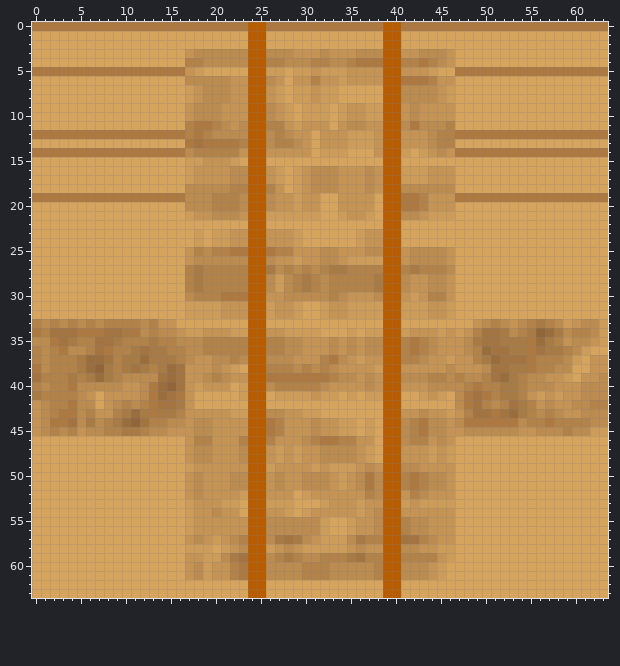
Two versions of one pixel-art sprite, Assets/Daniel World Assets/Hay/Hay.png. That is the earlier state.
The file is 64x64 pixels. Colours within 5 levels of each other are drawn and written as one.
After the commit:
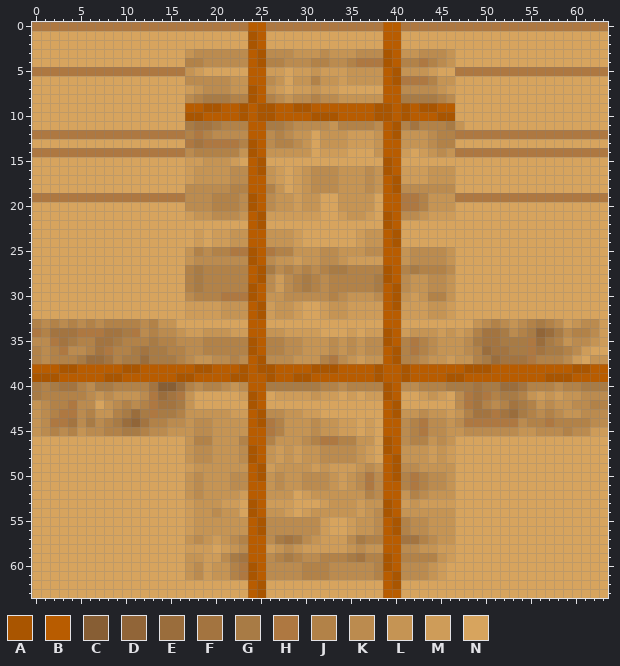
Palette (. is transparent): A #a95500  B #b85c00  C #875e34  D #916538  E #9a6d3c  F #a37440  G #a87b45  H #ae7841  J #b28248  K #bb8b4f  L #c59454  M #ce9c59  N #d7a45e
The edit:
Changed rows in their new state; - is an unchanged pixel.
first column x 0:
 1 ------------------------A---------------------------------------
 2 ------------------------A---------------------------------------
 3 -------------------------A-------------A------------------------
 4 -------------------------A-------------A------------------------
 5 ----------------------------------------A-----------------------
 6 ----------------------------------------A-----------------------
 7 ------------------------A---------------------------------------
 8 -----------------KJGGGJJA-JKLKKJKKLLLLL--GGGGJK-----------------
 9 -----------------BBAABBA-AABBAABBBBBBBAA-ABAABB-----------------
10 -----------------AABBBBA-AABBBBAAABBBBAA-ABBBAA-----------------
11 -----------------GFFGJJJ--GGJKKKKLJJJJK-AJFJJJGL----------------
12 ----------------------------------------A-----------------------
13 ------------------------A---------------------------------------
14 ------------------------A---------------------------------------
15 -------------------------A-------------A------------------------
16 -------------------------A-------------A------------------------
17 ----------------------------------------A-----------------------
18 ----------------------------------------A-----------------------
19 ------------------------A---------------------------------------
20 ------------------------A---------------------------------------
21 -------------------------A-------------A------------------------
22 -------------------------A-------------A------------------------
23 ----------------------------------------A-----------------------
24 ----------------------------------------A-----------------------
25 ------------------------A---------------------------------------
26 ------------------------A---------------------------------------
27 -------------------------A-------------A------------------------
28 -------------------------A-------------A------------------------
29 ------------------------A---------------A-----------------------
30 ------------------------A---------------A-----------------------
31 -------------------------A--------------A-----------------------
32 -------------------------A--------------------------------------
34 ---------------------------------------A------------------------
35 ------------------------A--------------A------------------------
36 ------------------------A---------------A-----------------------
37 -------------------------A--------------A-----------------------
38 BBBAABBBBBAABBBBBBAABBBA-AABBBBAAABBBBA--ABBBBBBAAABBBBBBBBBAABB
39 AAABBBBBAABBBBBBAABBBBAA--ABBAABBBBBBBA--ABBBBAABBBBBBBBBAAABBBB
40 GJGFFJ-GGJJJJFCCEJKJJKLK--GGGGGGJJKJJJJA-KKJJJGGGFGGEEFJJJKJJGGG
41 -----JKLK---------------A--------------A------------------------
42 ------------------------A---------------A-----------------------
43 -------------------------A--------------A-----------------------
44 -------------------------A--------------------------------------
46 ---------------------------------------A------------------------
47 ------------------------A--------------A------------------------
48 ------------------------A---------------A-----------------------
49 -------------------------A--------------A-----------------------
50 -------------------------A--------------A-----------------------
53 ------------------------A--------------A------------------------
54 ------------------------A--------------A------------------------
55 -------------------------A--------------A-----------------------
56 -------------------------A--------------A-----------------------
59 ---------------------------------------A------------------------
60 ------------------------A--------------A------------------------
61 ------------------------A---------------A-----------------------
62 -------------------------A--------------A-----------------------
63 -------------------------A--------------------------------------
